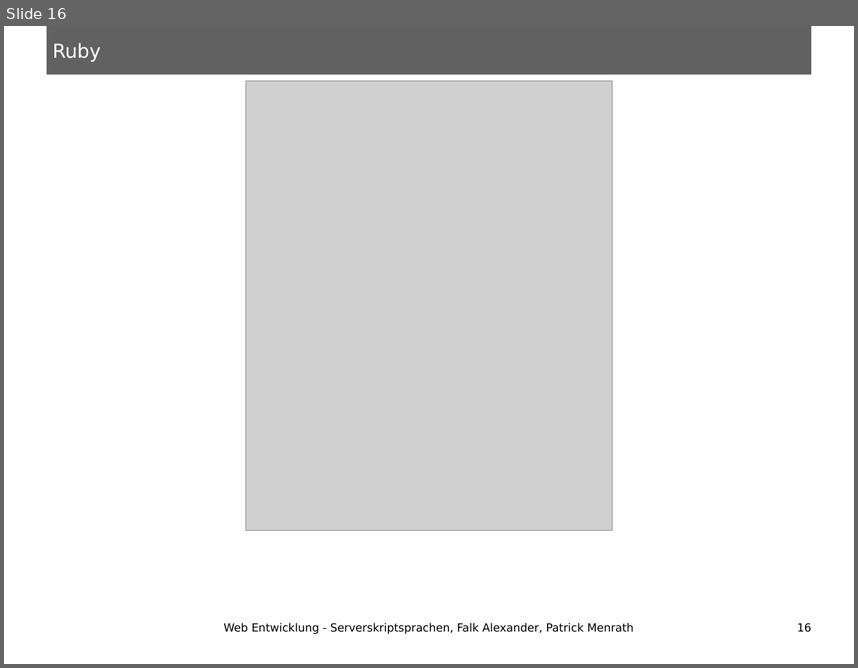
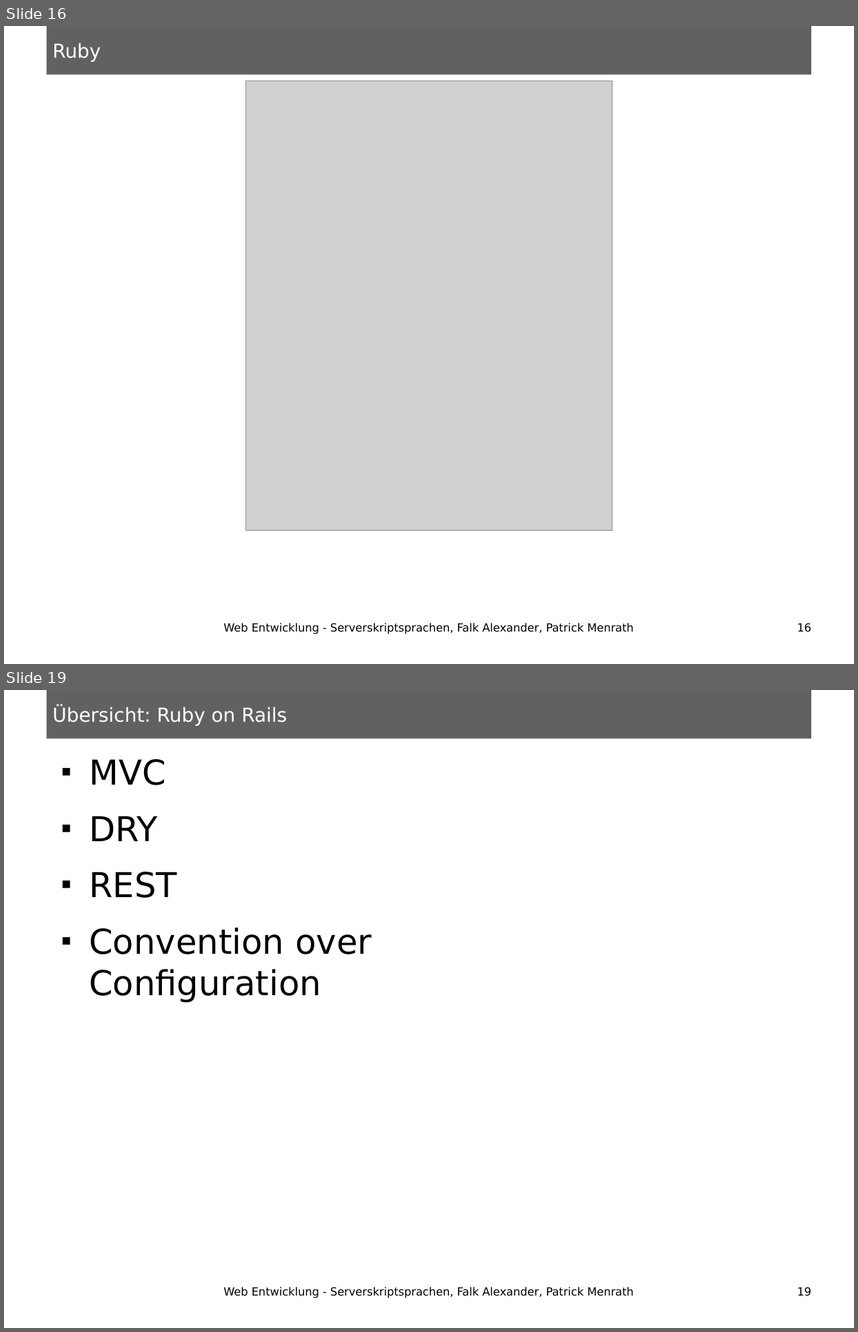
Before and after one commit to ungeziefer9488/HSA-SWS-SoSe13-Serverskriptsprachen, a slide deck: Vortrag.odp. Shown one above the other, each under a label of ours: slide 16 before the commit, slides 16 and 19 after it; the slides between them are not shown. The pictures are 858x668 and 858x1332 pixels, drawn with LibreOffice and Linux fonts; fonts in the diff are those of the drawing; grey boxes stand for pictures. Boxes give left, top, right and bottom in pixels: in the first picture for what was removed or moved away, otherwise in the second. Text is boxed around its words. In the diff, an @@ line names an element or a change of style, - is before the commit and + after.

```diff
--- a/Vortrag.odp
+++ b/Vortrag.odp
@@ slide 19 added at box(4, 690, 854, 1328), background #FFFFFF; not listed: 1 template element that a slide beside it also shows @@
@@ title added at box(52, 706, 287, 725), 18 pt, text #FFFFFF @@
+Übersicht: Ruby on Rails
@@ text added at box(89, 759, 372, 1003), 32 pt, text #000000 @@
+■ MVC
+■ DRY
+■ REST
+■ Convention over Configuration
@@ text added at box(223, 1286, 633, 1298), 10.5 pt, text #000000 @@
+Web Entwicklung - Serverskriptsprachen, Falk Alexander, Patrick Menrath
@@ page number added at box(797, 1287, 812, 1296), 10.5 pt, text #000000 @@
+19
```
Also in this commit, not shown: 1 slide changed, 5 other slides added.
